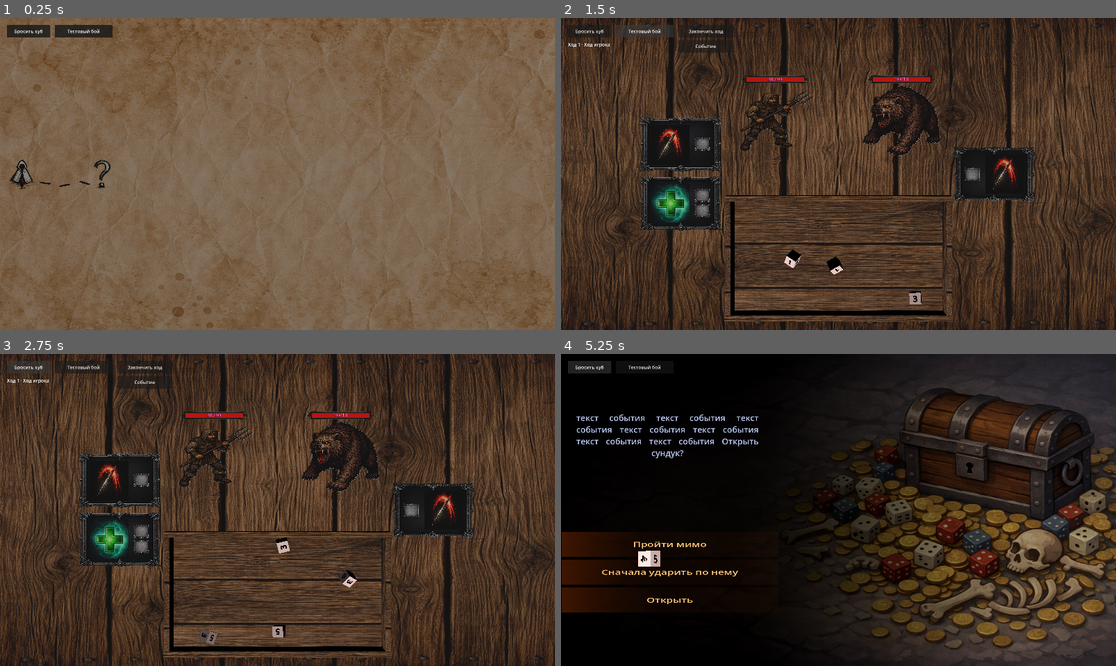
Above: before the commit, frames 1-4 (two rows, left to right).
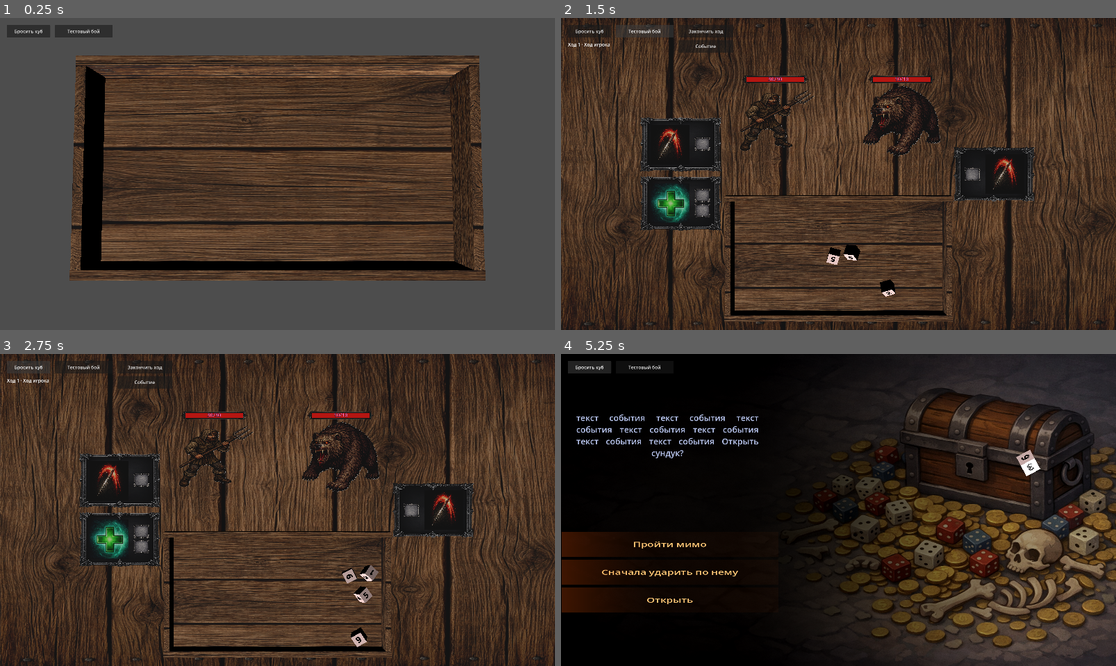
Above: after the commit, the same moments.

Repository: olegbogai-web/dicegame
Game: Godot game, scene res://scenes/board.tscn
Two runs of this game, one before a commit and one after it. Both use one fixed random seed, a clock stepped at 60 frames per second and the inputs below. Before the commit the project starts from res://scenes/global_map_start.tscn.
Inputs:
- Up to frame 1 (0.25 s): no input
- Up to frame 2 (1.5 s): click "Бросить куб" at 0.5 s; click "Тестовый бой" at 1.25 s
- Up to frame 3 (2.75 s): click "Бросить куб" at 2 s
- Up to frame 4 (5.25 s): click "Тестовый бой" at 2.75 s; click "Закончить ход" at 3.5 s; click "Событие" at 4.25 s; click "Бросить куб" at 5 s

The runs differ from the first frame. In frame 1, 94% of the frame differs, in the area x 0-100%, y 0-100%; in frame 2, 0.6%; in frame 3, 0.7%; in frame 4, 0.4%.

Commit message:
Revert "Initial global map entry flow: hero movement, click handling and transition to event room"

Diff:
--- a/content/global_map/global_map_room.gd
+++ /dev/null
@@ -1,75 +0,0 @@
-extends Node3D
-class_name GlobalMapRoom
-
-const GlobalMapFlowOrchestratorScript = preload("res://content/global_map/runtime/global_map_flow_orchestrator.gd")
-const GlobalMapClickResolverScript = preload("res://content/global_map/presentation/global_map_click_resolver.gd")
-const GlobalMapFadeTransitionPresenterScript = preload("res://content/global_map/presentation/global_map_fade_transition_presenter.gd")
-const HeroIconMovementControllerScript = preload("res://content/global_map/presentation/hero_icon_movement_controller.gd")
-
-const ROOM_ENTER_DELAY := 0.15
-const FADE_DURATION := 0.45
-
-@onready var _map_root: Node3D = $global_map
-@onready var _map_camera: Camera3D = $global_map/camera_map
-@onready var _hero_icon: MeshInstance3D = $global_map/hero_icon
-@onready var _event_icon: MeshInstance3D = $global_map/event_icon
-@onready var _event_room_root: Node3D = $event_room
-@onready var _event_room_camera: Camera3D = $event_room/camera_event
-@onready var _fade_rect: ColorRect = $ui_transition/fade_rect
-
-var _flow_orchestrator := GlobalMapFlowOrchestratorScript.new()
-var _click_resolver := GlobalMapClickResolverScript.new()
-var _fade_transition := GlobalMapFadeTransitionPresenterScript.new()
-var _hero_movement_controller := HeroIconMovementControllerScript.new()
-
-var _is_transition_started := false
-
-
-func _ready() -> void:
-	_setup_initial_visibility()
-	_flow_orchestrator.setup(_hero_icon, _event_icon, _hero_movement_controller)
-	_click_resolver.setup(_map_camera, _event_icon)
-
-
-func _unhandled_input(event: InputEvent) -> void:
-	if _is_transition_started:
-		return
-	if _flow_orchestrator.is_busy():
-		return
-	if event is InputEventMouseButton:
-		var mouse_button := event as InputEventMouseButton
-		if not mouse_button.pressed or mouse_button.button_index != MOUSE_BUTTON_LEFT:
-			return
-		if _click_resolver.is_event_icon_clicked(mouse_button.position):
-			_flow_orchestrator.begin_move_to_event()
-
-
-func _process(delta: float) -> void:
-	if _is_transition_started:
-		return
-	if _flow_orchestrator.process_move(delta):
-		_start_enter_room_animation()
-
-
-func _setup_initial_visibility() -> void:
-	if _event_room_root != null:
-		_event_room_root.visible = false
-	if _fade_rect != null:
-		_fade_rect.visible = false
-		_fade_rect.color = Color(0.0, 0.0, 0.0, 0.0)
-	if _map_camera != null:
-		_map_camera.current = true
-
-
-func _start_enter_room_animation() -> void:
-	_is_transition_started = true
-	await get_tree().create_timer(ROOM_ENTER_DELAY).timeout
-	if _event_icon != null:
-		_event_icon.visible = false
-	await _fade_transition.fade_in(_fade_rect, FADE_DURATION)
-	if _map_root != null:
-		_map_root.visible = false
-	if _event_room_root != null:
-		_event_room_root.visible = true
-	if _event_room_camera != null:
-		_event_room_camera.current = true
--- a/content/global_map/presentation/global_map_click_resolver.gd
+++ /dev/null
@@ -1,21 +0,0 @@
-extends RefCounted
-class_name GlobalMapClickResolver
-
-@export var click_pick_radius: float = 120.0
-
-var _camera: Camera3D
-var _event_icon: Node3D
-
-
-func setup(camera: Camera3D, event_icon: Node3D) -> void:
-	_camera = camera
-	_event_icon = event_icon
-
-
-func is_event_icon_clicked(screen_position: Vector2) -> bool:
-	if _camera == null or _event_icon == null or not _event_icon.visible:
-		return false
-	var projected_position := _camera.unproject_position(_event_icon.global_position)
-	if projected_position == Vector2.INF:
-		return false
-	return projected_position.distance_to(screen_position) <= click_pick_radius
--- a/content/global_map/presentation/global_map_fade_transition_presenter.gd
+++ /dev/null
@@ -1,11 +0,0 @@
-extends RefCounted
-class_name GlobalMapFadeTransitionPresenter
-
-
-func fade_in(color_rect: ColorRect, duration: float) -> void:
-	if color_rect == null:
-		return
-	color_rect.visible = true
-	var tween := color_rect.create_tween()
-	tween.tween_property(color_rect, "color:a", 1.0, duration)
-	await tween.finished
--- a/content/global_map/presentation/hero_icon_movement_controller.gd
+++ /dev/null
@@ -1,47 +0,0 @@
-extends RefCounted
-class_name HeroIconMovementController
-
-const HERO_STRAIGHT := preload("res://assets/global_map/hero_straight.png")
-const HERO_RIGHT := preload("res://assets/global_map/hero_right.png")
-const HERO_BACK := preload("res://assets/global_map/hero_back.png")
-
-const MIN_AXIS_EPSILON := 0.03
-
-var _hero_icon: MeshInstance3D
-var _hero_material: StandardMaterial3D
-
-
-func setup(hero_icon: MeshInstance3D) -> void:
-	_hero_icon = hero_icon
-	if _hero_icon == null:
-		return
-	_hero_material = _hero_icon.material_override as StandardMaterial3D
-
-
-func apply_idle_sprite() -> void:
-	_apply_sprite(HERO_STRAIGHT, false)
-
-
-func update_sprite_for_motion(from_position: Vector3, to_position: Vector3) -> void:
-	var delta := to_position - from_position
-	if absf(delta.z) >= absf(delta.x) and absf(delta.z) > MIN_AXIS_EPSILON:
-		if delta.z > 0.0:
-			_apply_sprite(HERO_STRAIGHT, false)
-		else:
-			_apply_sprite(HERO_BACK, false)
-		return
-	if absf(delta.x) > MIN_AXIS_EPSILON:
-		_apply_sprite(HERO_RIGHT, delta.x < 0.0)
-		return
-	apply_idle_sprite()
-
-
-func _apply_sprite(texture: Texture2D, mirror_x: bool) -> void:
-	if _hero_material == null:
-		return
-	_hero_material.albedo_texture = texture
-	if _hero_icon == null:
-		return
-	var icon_scale := _hero_icon.scale
-	icon_scale.x = absf(icon_scale.x) * (-1.0 if mirror_x else 1.0)
-	_hero_icon.scale = icon_scale
--- a/content/global_map/runtime/global_map_flow_orchestrator.gd
+++ /dev/null
@@ -1,53 +0,0 @@
-extends RefCounted
-class_name GlobalMapFlowOrchestrator
-
-const MOVE_SPEED := 7.5
-const EVENT_REACH_DISTANCE := 0.05
-
-var _hero_icon: MeshInstance3D
-var _event_icon: MeshInstance3D
-var _hero_movement_controller: HeroIconMovementController
-
-var _is_moving_to_event := false
-
-
-func setup(hero_icon: MeshInstance3D, event_icon: MeshInstance3D, hero_movement_controller: HeroIconMovementController) -> void:
-	_hero_icon = hero_icon
-	_event_icon = event_icon
-	_hero_movement_controller = hero_movement_controller
-	if _hero_movement_controller != null:
-		_hero_movement_controller.setup(_hero_icon)
-		_hero_movement_controller.apply_idle_sprite()
-
-
-func begin_move_to_event() -> void:
-	if _hero_icon == null or _event_icon == null:
-		return
-	_is_moving_to_event = true
-
-
-func process_move(delta: float) -> bool:
-	if not _is_moving_to_event:
-		return false
-	if _hero_icon == null or _event_icon == null:
-		_is_moving_to_event = false
-		return false
-
-	var from_position := _hero_icon.global_position
-	var target_position := _event_icon.global_position
-	var next_position := from_position.move_toward(target_position, MOVE_SPEED * delta)
-	if _hero_movement_controller != null:
-		_hero_movement_controller.update_sprite_for_motion(from_position, next_position)
-	_hero_icon.global_position = next_position
-
-	if next_position.distance_to(target_position) <= EVENT_REACH_DISTANCE:
-		_hero_icon.global_position = target_position
-		_is_moving_to_event = false
-		if _hero_movement_controller != null:
-			_hero_movement_controller.apply_idle_sprite()
-		return true
-	return false
-
-
-func is_busy() -> bool:
-	return _is_moving_to_event
--- a/project.godot
+++ b/project.godot
@@ -11,7 +11,7 @@
 [application]
 
 config/name="dicegame"
-run/main_scene="res://scenes/global_map_start.tscn"
+run/main_scene="res://scenes/board.tscn"
 config/features=PackedStringArray("4.6", "Forward Plus")
 config/icon="res://icon.svg"
 
--- a/scenes/global_map_start.tscn
+++ /dev/null
@@ -1,20 +0,0 @@
-[gd_scene format=3]
-
-[ext_resource type="PackedScene" path="res://scenes/global_map_room.tscn" id="1_global_map"]
-[ext_resource type="PackedScene" path="res://scenes/event_room.tscn" id="2_event_room"]
-[ext_resource type="Script" path="res://content/global_map/global_map_room.gd" id="3_controller"]
-
-[node name="GlobalMapRoot" type="Node3D"]
-script = ExtResource("3_controller")
-
-[node name="global_map" parent="." instance=ExtResource("1_global_map")]
-
-[node name="event_room" parent="." instance=ExtResource("2_event_room")]
-
-[node name="ui_transition" type="CanvasLayer" parent="."]
-
-[node name="fade_rect" type="ColorRect" parent="ui_transition"]
-offset_right = 1920.0
-offset_bottom = 1080.0
-mouse_filter = 2
-color = Color(0, 0, 0, 0)
